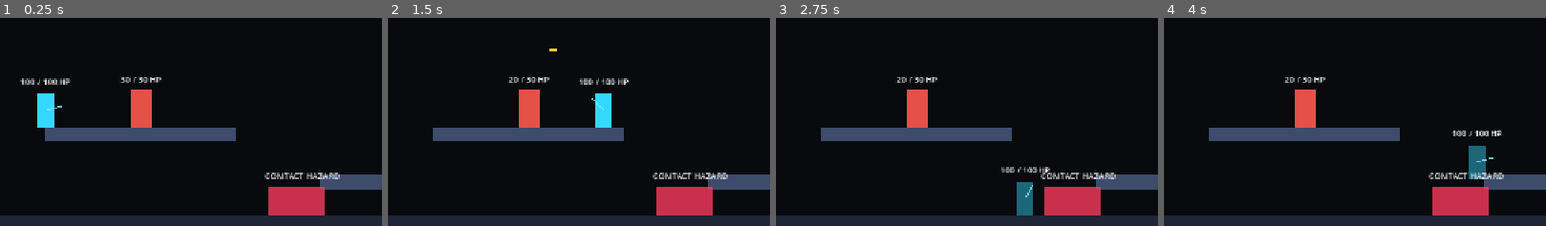
Above: before the commit, frames 1-4 (left to right).
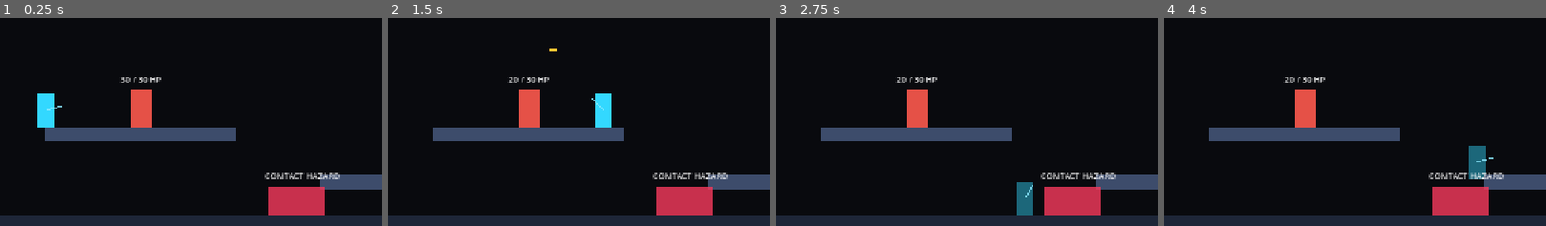
Above: after the commit, the same moments.

Repository: YangYuS8/riftwire
Game: Godot game, scene res://game/actors/player/movement_lab.tscn
Same seed, same stepped clock (60 frames per second), same inputs: the game is played once before the commit and once after it.
Inputs (mouse positions are % of the whole screen's width and height, from its top left):
- Up to frame 1 (0.25 s): no input
- Up to frame 2 (1.5 s): tap Enter at 0.5 s; move the mouse to (72, 43) at 0.52 s; hold D (move_right) from 0.53 s (still down); click (72, 43) at 0.6 s; tap Space (jump) at 0.77 s; move the mouse to (30, 54) at 1.27 s; click (30, 54) at 1.35 s
- Up to frame 3 (2.75 s): tap Space (jump) at 1.52 s; move the mouse to (60, 26) at 2.02 s; release D (move_right) at 2.03 s; hold A (move_left) from 2.03 s (still down); click (60, 26) at 2.1 s
- Up to frame 4 (4 s): move the mouse to (45, 69) at 2.77 s; release A (move_left) at 2.78 s; hold D (move_right) from 2.78 s (still down); click (45, 69) at 2.85 s; tap Space (jump) at 3.02, 3.77 s; move the mouse to (80, 64) at 3.52 s; click (80, 64) at 3.6 s
The pictures show only the part of the screen within x 8-58%, y 43-93%; the shares and areas given below are measured in that part.

The runs differ from the first frame. In frame 1, 0.3% of the frame differs, in the area x 5-19%, y 28-33%; in frame 2, 0.3%, in the area x 50-63%, y 28-33%; in frame 3, 0.2%; in frame 4, 0.3%.

Commit message:
refactor(player): remove attached health label node

Diff:
--- a/game/actors/player/player.tscn
+++ b/game/actors/player/player.tscn
@@ -46,12 +46,3 @@
 
 [node name="CollisionShape2D" type="CollisionShape2D" parent="Hurtbox"]
 shape = SubResource("CapsuleShape2D_hurtbox")
-
-[node name="HealthLabel" type="Label" parent="."]
-offset_left = -55.0
-offset_top = -58.0
-offset_right = 55.0
-offset_bottom = -34.0
-theme_override_font_sizes/font_size = 14
-text = "100 / 100 HP"
-horizontal_alignment = 1
